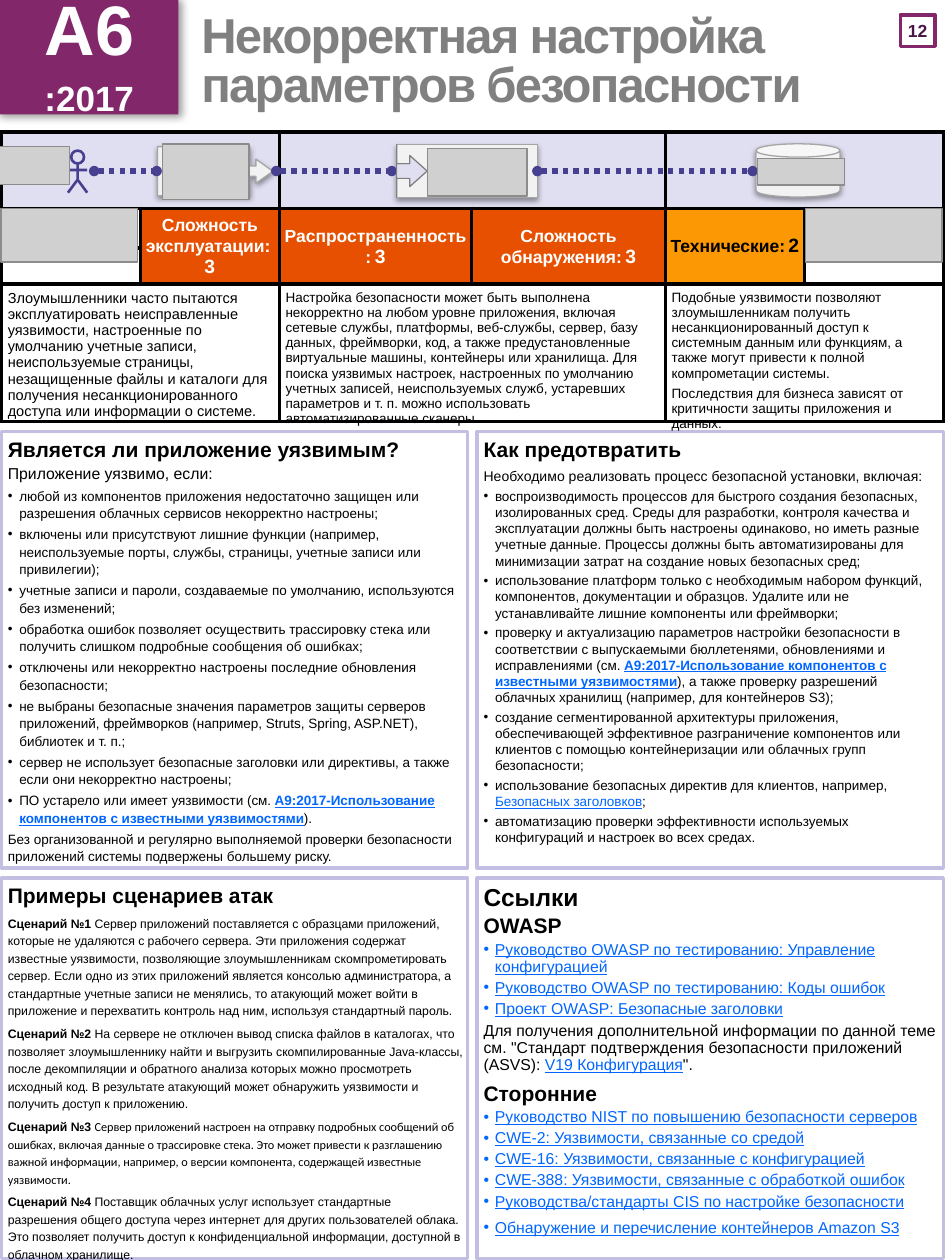
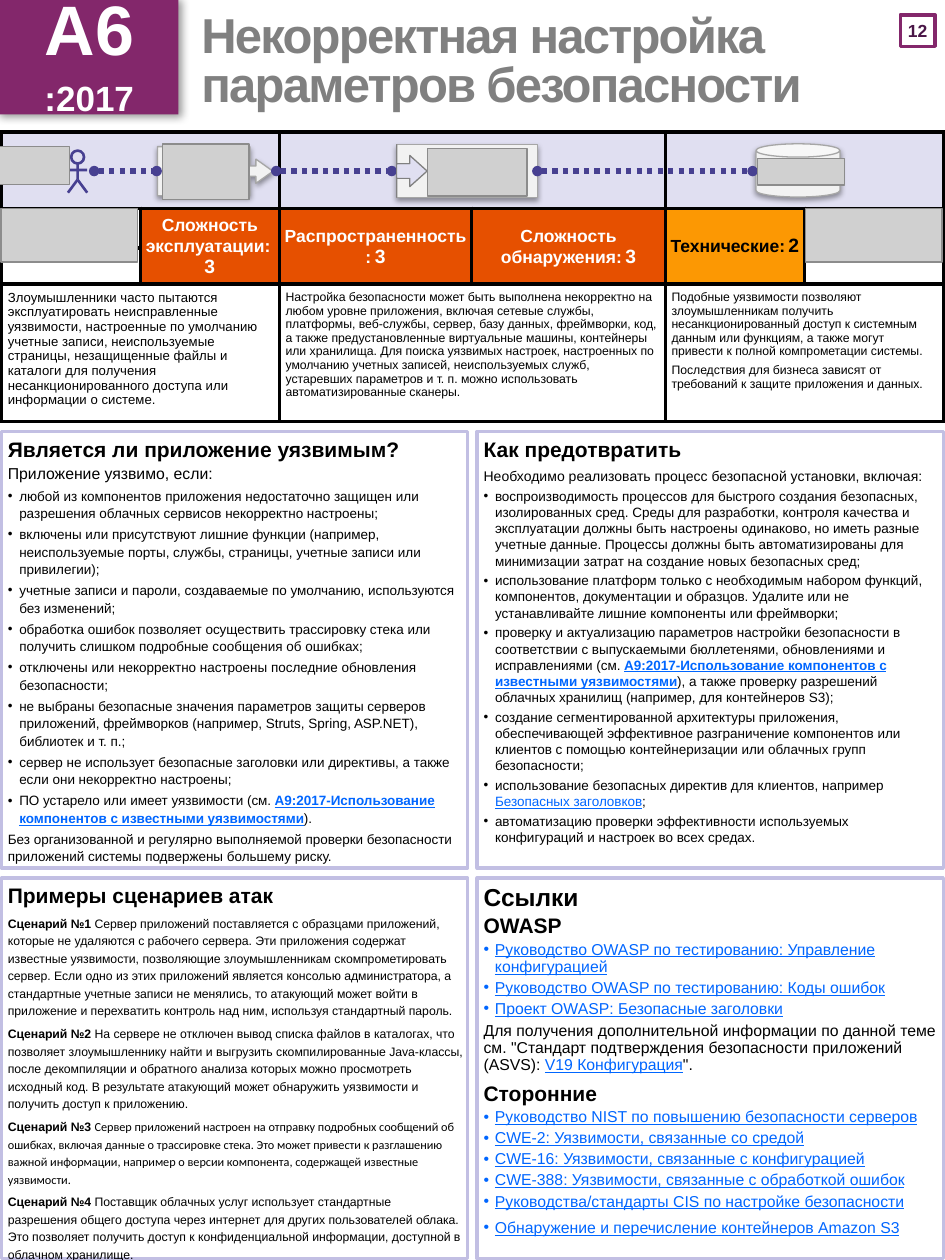
Before and after one commit to OWASP/Top10, a slide deck: slide 13 of 2017/OWASP Top 10-2017-ru.pptx. Drawn at 945x1260 pixels with LibreOffice and Linux fonts; fonts in the diff are those of the drawing; grey boxes stand for pictures. Boxes give left, top, right and bottom in pixels: in the first picture for what was removed or moved away, otherwise in the second. Text is boxed around its words. In the diff, an @@ line names an element or a change of style, - is before the commit and + after.

```diff
--- a/2017/OWASP Top 10-2017-ru.pptx
+++ b/2017/OWASP Top 10-2017-ru.pptx
@@ table at [1, 132, 944, 457] @@
-row 3, column 5: Подобные уязвимости позволяют злоумышленникам получить несанкционированный доступ к системным данным или функциям, а также могут привести к полной компрометации системы. / Последствия для бизнеса зависят от критичности защиты приложения и данных.
+row 3, column 5: Подобные уязвимости позволяют злоумышленникам получить несанкционированный доступ к системным данным или функциям, а также могут привести к полной компрометации системы. / Последствия для бизнеса зависят от требований к защите приложения и данных.
@@ size 8.3 to 7.5 pt in "Злоумышленники часто пытаются эксплуатировать неисправленные ..." @@
@@ size 7.7 to 7 pt in "Настройка безопасности может быть выполнена некорректно на ..." @@
@@ text at [495, 780, 883, 809]: text changed @@
-• использование безопасных директив для клиентов, например, Безопасных заголовков;
+• использование безопасных директив для клиентов, например Безопасных заголовков;
@@ text at [8, 1122, 454, 1186]: text changed @@
-Сценарий №3 Сервер приложений настроен на отправку подробных сообщений об ошибках, включая данные о трассировке стека. Это может привести к разглашению важной информации, например, о версии компонента, содержащей известные уязвимости.
+Сценарий №3 Сервер приложений настроен на отправку подробных сообщений об ошибках, включая данные о трассировке стека. Это может привести к разглашению важной информации, например о версии компонента, содержащей известные уязвимости.
```
Also in this commit, not shown: 23 other slides changed, 22 other files.
